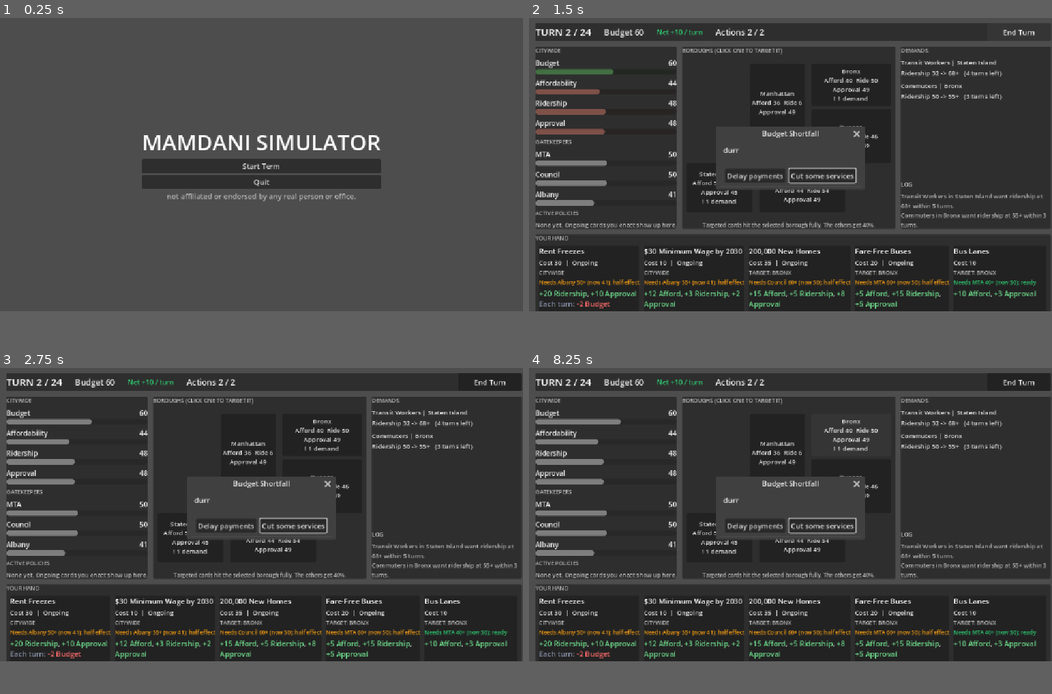
Above: before the commit, frames 1-4 (two rows, left to right).
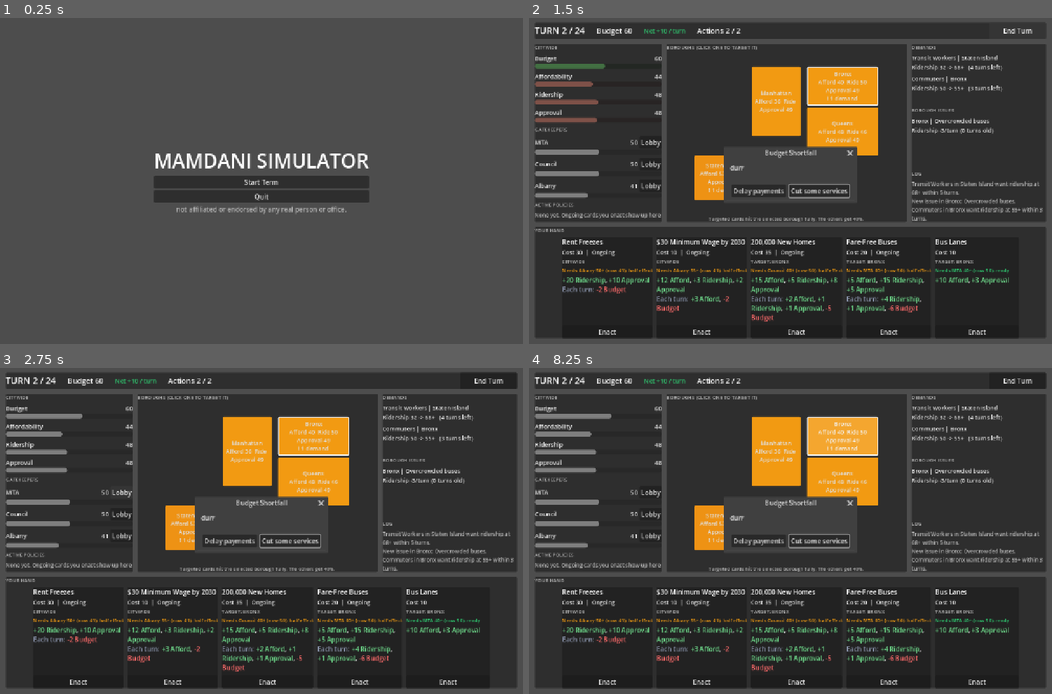
Above: after the commit, the same moments.

Repository: LowPolyPhosphorus/mamdani-simulator
Game: Godot game, scene res://title.tscn
Two runs of this game, one before a commit and one after it. Both use one fixed random seed, a clock stepped at 60 frames per second and the inputs below.
Inputs (mouse positions are in pixels of both pictures, inside the frame that each line leads up to):
- Up to frame 1 (0.25 s): no input
- Up to frame 2 (1.5 s): click "Start Term" at 0.5 s; click "End Turn" at 1.25 s
- Up to frame 3 (2.75 s): click (120, 478) at 2 s, where only the run after the commit has a clickable "Lobby"
- Up to frame 4 (8.25 s): click (649, 498) at 2.75 s, where only the run after the commit has a clickable "Lobby"; click (649, 517) at 3.5 s, where only the run after the commit has a clickable "Lobby"; click (607, 651) at 4.25 s, where only the run after the commit has a clickable "Enact"; click (701, 651) at 5 s, where only the run after the commit has a clickable "Enact"; click (795, 651) at 5.75 s, where only the run after the commit has a clickable "Enact"; click (889, 651) at 6.5 s, where only the run after the commit has a clickable "Enact"; click (978, 651) at 7.25 s, where only the run after the commit has a clickable "Enact"; click "Bronx Afford 40 Ride 50 Appro…" at 8 s
In our replay, the window is 800x450 before the commit and 800x500 after it. These sizes can differ from the game's own. Grey fills any space a smaller window leaves; there, only what the larger window draws over its background counts as a difference.

The runs differ from the first frame. In frame 1, 5.5% of the frame differs, in the area x 27-73%, y 35-61%; in frame 2, 29%; in frame 3, 29%, in the area x 0-100%, y 1-100%; in frame 4, 29%.

Commit message:
Add lobbying, borough issues, and scrolling side lists

Diff:
--- a/game_state.gd
+++ b/game_state.gd
@@ -12,6 +12,19 @@
 const LOSE_APPROVAL := 15
 const GATE_WEAK_MARGIN := 15
 const ATTITUDE_DRIFT := 1
+const LOBBY_COST := 5
+const LOBBY_GAIN := 8
+const ISSUE_CHANCE := 0.4
+const MAX_ISSUES := 3
+const ISSUE_DRAIN := 3
+const ISSUE_ESCALATE_TURNS := 3
+const ISSUE_PENALTY := 6
+const ISSUES := [
+	{"name": "Overcrowded buses", "meter": "ridership"},
+	{"name": "Eviction wave", "meter": "affordability"},
+	{"name": "Food desert", "meter": "affordability"},
+	{"name": "Service complaints", "meter": "approval"},
+]
 const BOROUGHS := ["Bronx", "Brooklyn", "Manhattan", "Queens", "Staten Island"]
 const STATS := ["affordability", "ridership", "approval"]
 const DRIFT := {"affordability": -2, "ridership": -2, "approval": -1}
@@ -32,6 +45,7 @@
 var stats := {}
 var active_policies: Array[Dictionary] = []
 var active_demands: Array[Dictionary] = []
+var active_issues: Array[Dictionary] = []
 var attitudes := {"MTA": 50, "Council": 50, "Albany": 40}
 
 var affordability: int:
@@ -67,6 +81,7 @@
 	active_policies.clear()
 	active_demands.clear()
 	attitudes = {"MTA": 50, "Council": 50, "Albany": 40}
+	active_issues.clear()
 
 
 func city_average(stat: String) -> int:
@@ -137,6 +152,20 @@
 		attitudes[body] = move_toward(attitudes[body], 50, ATTITUDE_DRIFT)
 
 
+func can_lobby() -> bool:
+	return actions_left > 0 and budget >= LOBBY_COST and not is_game_over()
+
+
+func lobby(body: String) -> void:
+	if not can_lobby():
+		return
+	actions_left -= 1
+	_change("budget", -LOBBY_COST)
+	change_attitude(body, LOBBY_GAIN)
+	log_message.emit("Lobbied the %s (+%d attitude)." % [body, LOBBY_GAIN])
+	meters_changed.emit()
+
+
 func play_card(card: PolicyCard, borough: String) -> bool:
 	if not can_play(card, borough):
 		return false
@@ -158,6 +187,7 @@
 	_change("affordability", roundi(card.affordability_change * mult), scope)
 	_change("ridership", roundi(card.ridership_change * mult), scope)
 	_change("approval", roundi(card.approval_change * mult), scope)
+	_fix_issues(card, scope)
 	if card.gatekeeper != "None":
 		change_attitude(card.gatekeeper, card.attitude_change)
 	if status == "weak":
@@ -182,6 +212,38 @@
 	log_message.emit("%s%s want %s at %d+ within %d turns." % [
 		demand.group_name, where, demand.meter, demand.threshold, demand.turns_to_meet
 	])
+
+
+func _spawn_issue() -> void:
+	if active_issues.size() >= MAX_ISSUES or randf() > ISSUE_CHANCE:
+		return
+	var b: String = BOROUGHS.pick_random()
+	var template: Dictionary = ISSUES.pick_random()
+	for entry in active_issues:
+		if entry["borough"] == b and entry["name"] == template["name"]:
+			return
+	active_issues.append({"name": template["name"], "meter": template["meter"], "borough": b, "age": 0})
+	log_message.emit("New issue in %s: %s." % [b, template["name"]])
+
+
+func _run_issues() -> void:
+	for entry in active_issues:
+		var b: String = entry["borough"]
+		var m: String = entry["meter"]
+		entry["age"] += 1
+		stats[b][m] = clampi(stats[b][m] - ISSUE_DRAIN, 0, 100)
+		if entry ["age"] == ISSUE_ESCALATE_TURNS:
+			stats[b]["approval"] = clampi(stats[b]["approval"] - ISSUE_PENALTY, 0, 100)
+			log_message.emit("%s is angry about %s (-%d approval)." % [b, entry["name"], ISSUE_PENALTY])
+
+func _fix_issues(card: PolicyCard, scope: String) -> void:
+	for entry in active_issues.duplicate():
+		if scope != "" and entry["borough"] != scope:
+			continue
+		var gain: int = card.get(entry["meter"] + "_change")
+		if gain > 0:
+			active_issues.erase(entry)
+			log_message.emit("Fixed %s in %s." % [entry["name"], entry["borough"]])
 
 
 func end_turn() -> void:
@@ -193,6 +255,8 @@
 	_drift_attitudes()
 	_run_ongoing_policies()
 	_resolve_demands()
+	_run_issues()
+	_spawn_issue()
 	turn_changed.emit()
 
 
--- a/main.gd
+++ b/main.gd
@@ -21,10 +21,11 @@
 var budget_label: Label
 var net_label: Label
 var actions_label: Label
+var log_label: Label
 var end_turn_button: Button
 var policies_box: VBoxContainer
 var demands_box: VBoxContainer
-var log_label: Label
+var issues_box: VBoxContainer
 var hand_box: HBoxContainer
 var event_dialog: ConfirmationDialog
 var result_dialog: AcceptDialog
@@ -37,7 +38,7 @@
 var log_lines: Array[String] = []
 var current_event: GameEvent
 var game_ended := false
-
+var lobby_buttons := {}
 
 func _ready() -> void:
 	for child in get_children():
@@ -142,7 +143,7 @@
 	box.add_child(_label("ACTIVE POLICIES", 12, UITheme.MUTED))
 	policies_box = VBoxContainer.new()
 	policies_box.add_theme_constant_override("separation", 6)
-	box.add_child(policies_box)
+	box.add_child(_scroll_wrap(policies_box))
 	return box.get_parent()
 
 
@@ -176,6 +177,12 @@
 	var value_label := _label("", 15)
 	head.add_child(name_label)
 	head.add_child(value_label)
+	var lobby_button := Button.new()
+	lobby_button.text = "Lobby"
+	lobby_button.tooltip_text = "Costs 1 action and %d budget. Raises their attitude by %d." % [GameState.LOBBY_COST, GameState.LOBBY_GAIN]
+	lobby_button.pressed.connect(func(): GameState.lobby(body))
+	head.add_child(lobby_button)
+	lobby_buttons[body] = lobby_button
 	row.add_child(head)
 	var bar := ProgressBar.new()
 	bar.max_value = 100
@@ -192,6 +199,7 @@
 		var value: int = GameState.attitudes[body]
 		attitude_bars[body].value = value
 		attitude_labels[body].text = str(value)
+		lobby_buttons[body].disabled = not GameState.can_lobby()
 
 
 func _build_map_panel() -> Control:
@@ -223,10 +231,11 @@
 	var box := _make_panel("Demands", 330)
 	demands_box = VBoxContainer.new()
 	demands_box.add_theme_constant_override("separation", 8)
-	box.add_child(demands_box)
-	var spacer := Control.new()
-	spacer.size_flags_vertical = Control.SIZE_EXPAND_FILL
-	box.add_child(spacer)
+	box.add_child(_scroll_wrap(demands_box))
+	box.add_child(_label("BOROUGH ISSUES", 12, UITheme.MUTED))
+	issues_box = VBoxContainer.new()
+	issues_box.add_theme_constant_override("separation", 6)
+	box.add_child(_scroll_wrap(issues_box))
 	box.add_child(_label("LOG", 12, UITheme.MUTED))
 	log_label = _label("", 13, UITheme.MUTED)
 	log_label.vertical_alignment = VERTICAL_ALIGNMENT_TOP
@@ -269,6 +278,7 @@
 	_update_boroughs()
 	_update_policies()
 	_update_demands()
+	_update_issues()
 	if GameState.is_game_over() and not game_ended:
 		game_ended = true
 		end_turn_button.disabled = true
@@ -309,6 +319,10 @@
 			label_text += "\n! %d demand%s" % [n, "" if n == 1 else "s"]
 		button.text = label_text
 		var base := UITheme.heat(approval)
+		var selected: bool = b == GameState.target_borough
+		for state in ["normal", "hover", "pressed", "disabled"]:
+			var fill := base.lightened(0.12) if state == "hover" else base
+			button.add_theme_stylebox_override(state, UITheme.tile(fill, selected))
 
 
 func _update_policies() -> void:
@@ -346,11 +360,32 @@
 		label.vertical_alignment = VERTICAL_ALIGNMENT_TOP
 		demands_box.add_child(label)
 
+func _update_issues() -> void:
+	_clear(issues_box)
+	if GameState.active_issues.is_empty():
+		issues_box.add_child(_label("No issues right now.", 13, UITheme.MUTED))
+		return
+	for entry in GameState.active_issues:
+		var urgent: bool = entry["age"] >= GameState.ISSUE_ESCALATE_TURNS - 1
+		var label := _label("%s | %s\n%s -%d/turn (%d turns old)" % [
+			entry["borough"], entry["name"], entry["meter"].capitalize(), GameState.ISSUE_DRAIN, entry["age"]
+		], 14, UITheme.BAD if urgent else UITheme.TEXT)
+		label.vertical_alignment = VERTICAL_ALIGNMENT_TOP
+		issues_box.add_child(label)
 
 func _clear(node: Node) -> void:
 	for child in node.get_children():
 		node.remove_child(child)
 		child.queue_free()
+
+
+func _scroll_wrap(content: Control) -> ScrollContainer:
+	var scroll := ScrollContainer.new()
+	scroll.size_flags_vertical = Control.SIZE_EXPAND_FILL
+	scroll.horizontal_scroll_mode = ScrollContainer.SCROLL_MODE_DISABLED
+	content.size_flags_horizontal = Control.SIZE_EXPAND_FILL
+	scroll.add_child(content)
+	return scroll
 
 
 func _signed_num(n: int) -> String:
--- a/project.godot
+++ b/project.godot
@@ -21,6 +21,8 @@
 
 [display]
 
+window/size/viewport_width=1280
+window/size/viewport_height=800
 window/stretch/mode="canvas_items"
 window/stretch/aspect="expand"
 
